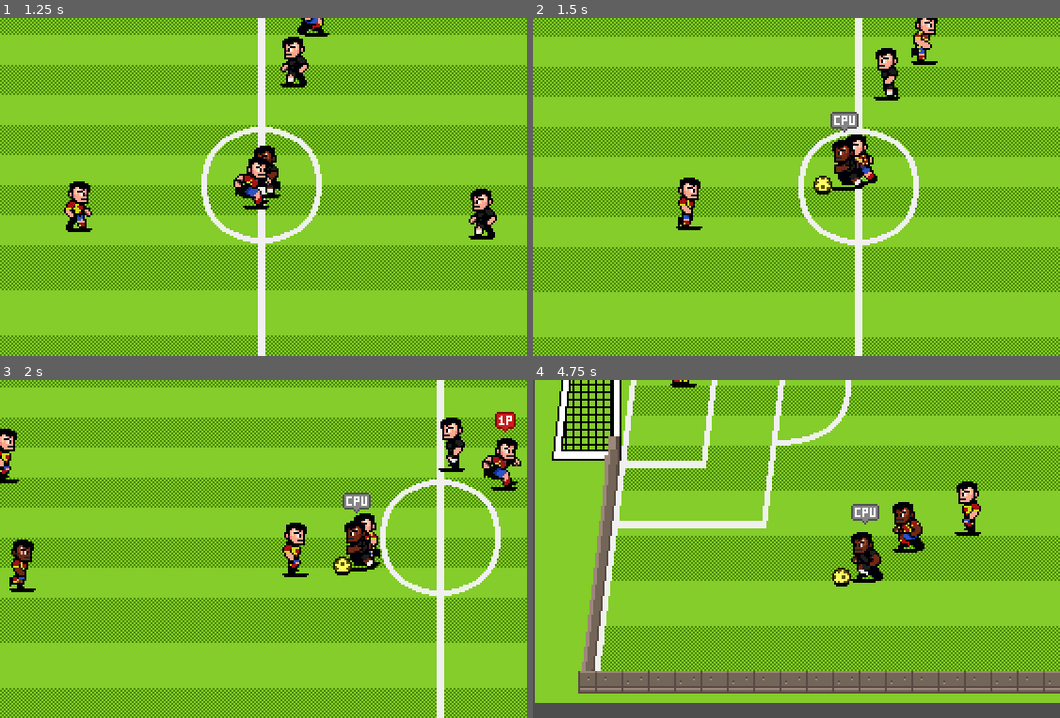
Above: before the commit, frames 1-4 (two rows, left to right).
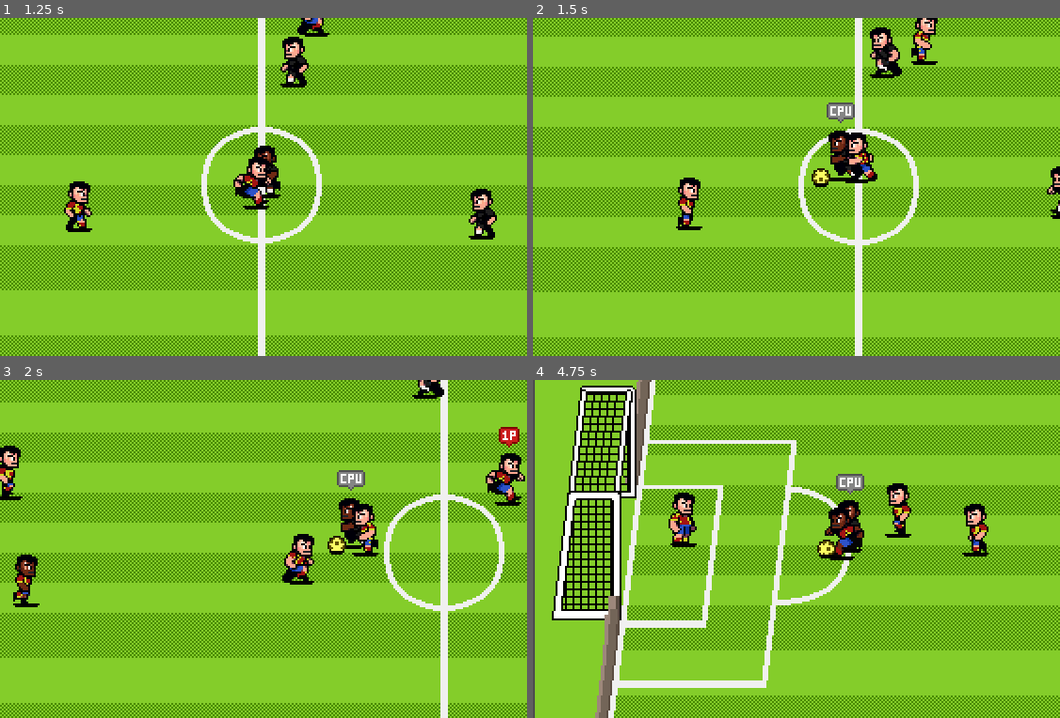
Above: after the commit, the same moments.

Repository: Weird726/soccer-course
Game: Godot game, scene res://scenes/world.tscn
Same seed, same stepped clock (60 frames per second), same inputs: the game is played once before the commit and once after it.
Inputs:
- Up to frame 1 (1.25 s): hold D (p1_right) from 0.53 s (still down); tap J (p1_pass) at 0.6 s
- Up to frame 2 (1.5 s): release D (p1_right) at 1.28 s; hold S (p1_down) from 1.28 s (still down); tap K (p1_shoot) at 1.35 s
- Up to frame 3 (2 s): keep holding S (p1_down)
- Up to frame 4 (4.75 s): release S (p1_down) at 2.03 s; hold D (p1_right) 2.03-2.78 s; tap one key every 0.75 s from 2.1 s: Down (p2_down) Left (p2_left) Keypad 1 (p2_pass) Right (p2_right); hold W (p1_up) 2.78-3.53 s; hold A (p1_left) from 3.53 s (still down)

Frame 1 is identical in both runs. In frame 2, 2.3% of the frame differs, in the area x 52-100%, y 2-60%; in frame 3, 29%; in frame 4, 62%, in the area x 0-100%, y 0-100%.

Commit message:
added various steering forces and shot making

Diff:
--- a/scenes/characters/ai_behavior.gd
+++ b/scenes/characters/ai_behavior.gd
@@ -3,6 +3,12 @@
 
 #限制调用的计时器常量
 const DURATION_AI_TICK_FREQUENCY := 200
+#创建一个150的常量
+const SHOT_DISTANCE := 150
+#概率常量
+const SHOT_PROBABILITY := 0.3
+#创建一个球员速度常量
+const SPREAD_ASSIST_FACTOR := 0.8
 
 #定义一些变量来存储引用
 var ball : Ball = null
@@ -34,15 +40,88 @@
 func perform_ai_movement() -> void:
 	#创建转向力向量，添加这个转向力
 	var total_steering_force := Vector2.ZERO
-	total_steering_force += get_onduty_steering_force()
+	#判断玩家是否当前持球
+	if player.has_ball():
+		total_steering_force += get_carrier_steering_force()
+	#只有当不是守门员的时候才能执行if 代码块
+	elif player.role != Player.Role.GOALIE:
+		total_steering_force += get_onduty_steering_force()
+		#先判断是否有队友持球
+		if is_ball_carried_by_teammate():
+			total_steering_force += get_assist_formation_steering()
 	#限制转向向量的长度
 	total_steering_force = total_steering_force.limit_length(1.0)
 	#现在根据转向力来影响速度
 	player.velocity = total_steering_force * player.speed
 
+#AI决策部分
 func perform_ai_decisions() -> void:
-	pass
+	#首先判断球员是否持球
+	if ball.carrier == player:
+		#计算球员与球门之间的距离
+		var target := player.target_goal.get_center_target_position()
+		#判断检查目标的距离，判断0~1的随机值是否小于来实现概念
+		if player.position.distance_to(target) < SHOT_DISTANCE and randf() < SHOT_PROBABILITY:
+			#创建方法
+			face_towards_target_goal()
+			#射门方向变量
+			var shot_direction := player.position.direction_to(player.target_goal.get_random_target_position())
+			#设置射门方向，暂时当前射门朝向
+			var data := PlayerStateData.build().set_shot_power(player.power).set_shot_direction(shot_direction)
+			#在射门前确保目标面朝射门方向
+			player.switch_state(Player.State.SHOOTING, data)
 
 func get_onduty_steering_force() -> Vector2:
 	#返回球员的权重 * 方向向量相乘
 	return player.weight_on_duty_steering * player.position.direction_to(ball.position)
+
+#载体转向力
+func get_carrier_steering_force() -> Vector2:
+	#确定位置
+	var target := player.target_goal.get_center_target_position()
+	#确定方向
+	var direction := player.position.direction_to(target)
+	#权重
+	var weight := get_bicircular_weight(player.position, target, 100, 0, 150, 1)
+	#返回权重 * 方向向量
+	return weight * direction
+
+#创建一个获取协助编队转向函数
+func get_assist_formation_steering() -> Vector2:
+	#出生点差异变量
+	var spawn_difference := ball.carrier.spawn_position - player.spawn_position
+	#获得协助位置变量
+	var assist_destination := ball.carrier.position - spawn_difference * SPREAD_ASSIST_FACTOR
+	#获得方向变量
+	var direction := player.position.direction_to(assist_destination)
+	#获得权重变量
+	var weight := get_bicircular_weight(player.position, assist_destination, 30, 0.2, 60, 1)
+	return weight * direction
+
+#获取双圆权重的方法
+func get_bicircular_weight(position: Vector2, center_target: Vector2, inner_circle_radius: float, inner_circle_weight: float, outer_circle_radius: float, outer_circle_weight: float) -> float:
+	var distance_to_center := position.distance_to(center_target)
+	#判断该距离是否大于外圈半径
+	if distance_to_center > outer_circle_radius:
+		#返回外圈权重
+		return outer_circle_weight
+	#判断是否在内圈内
+	elif distance_to_center < inner_circle_radius:
+		return inner_circle_weight
+	else:
+		#内圈距离 = 中心距离 - 内圈半径
+		var distance_to_inner_radius := distance_to_center - inner_circle_radius
+		#计算小圆与大圆之间的总距离
+		var close_range_distance := outer_circle_radius - inner_circle_radius
+		#创建插值（在内圈权重与外圈权重之间进行插值计算）
+		return lerpf(inner_circle_weight, outer_circle_weight, distance_to_inner_radius / close_range_distance)
+
+#创建一个球员面向方法(没有返回值的方法）
+func face_towards_target_goal() -> void:
+	if not player.is_facing_target_goal():
+		player.heading = player.heading * -1
+
+#创建一个判断球队当前是否持球的函数
+func is_ball_carried_by_teammate() -> bool:
+	#判断当前要有持球者的同时保证持球者不是玩家自己
+	return ball.carrier != null and ball.carrier != player and ball.carrier.country == player.country
--- a/scenes/characters/character_states/player_state_moving.gd
+++ b/scenes/characters/character_states/player_state_moving.gd
@@ -41,7 +41,7 @@
 		#判断玩家的速度是否为0
 		if player.velocity == Vector2.ZERO:
 			#判断我们如果面向目标
-			if is_facing_target_goal():
+			if player.is_facing_target_goal():
 				#我们就进入临空抽射状态
 				transition_state(Player.State.VOLLEY_KICK)
 			else:
@@ -55,10 +55,3 @@
 	#if player.velocity != Vector2.ZERO and KeyUtils.is_action_just_pressed(player.control_scheme, KeyUtils.Action.SHOOT):
 	#	#发动信号并携带铲球的参数
 	#	state_transition_requested.emit(Player.State.TACKLING)
-
-#此方法用判断是否面向目标
-func is_facing_target_goal() -> bool:
-	#其中使用的是归一化的向量
-	var direction_to_target_goal := player.position.direction_to(target_goal.position)
-	#返回一个大小为1的向量,同时确保角度小于90°，这才能保证余弦值才是正的
-	return player.heading.dot(direction_to_target_goal) > 0
--- a/scenes/characters/player.gd
+++ b/scenes/characters/player.gd
@@ -199,6 +199,13 @@
 func set_control_texture() -> void:
 	control_sprite.texture = CONTROL_SCHEME_MAP[control_scheme]
 
+#此方法用判断是否面向目标
+func is_facing_target_goal() -> bool:
+	#其中使用的是归一化的向量
+	var direction_to_target_goal := position.direction_to(target_goal.position)
+	#返回一个大小为1的向量,同时确保角度小于90°，这才能保证余弦值才是正的
+	return heading.dot(direction_to_target_goal) > 0
+
 #创建一个回调方法
 func on_animation_complete() -> void:
 	#判断玩家数据是否为空
--- a/scenes/characters/player.tscn
+++ b/scenes/characters/player.tscn
@@ -306,6 +306,7 @@
 platform_floor_layers = 2
 platform_wall_layers = 1
 script = ExtResource("1_yewv4")
+control_scheme = null
 power = 150.0
 speed = 80.0
 
--- a/scenes/goal/goal.gd
+++ b/scenes/goal/goal.gd
@@ -18,3 +18,7 @@
 func get_random_target_position() -> Vector2:
 	#返回一个随机点，在0和获取子元素的数量随机变化
 	return targets.get_child(randi_range(0, targets.get_child_count() - 1)).global_position
+
+#中心目标职位方法
+func get_center_target_position() -> Vector2:
+	return targets.get_child(int(targets.get_child_count() / 2.0)).global_position
